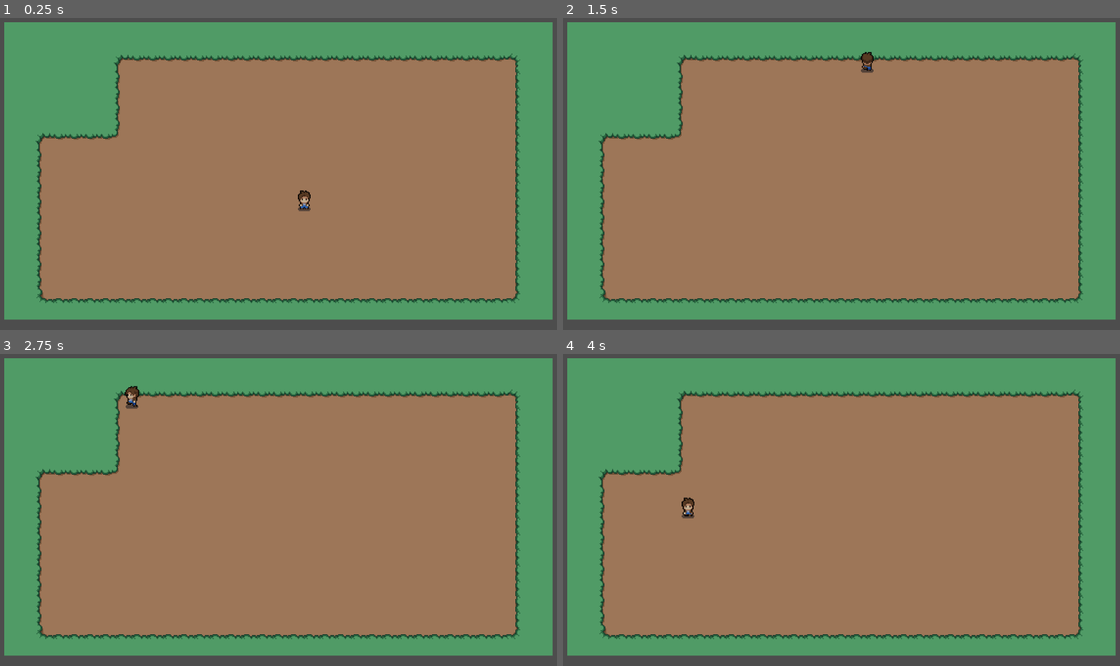
Above: before the commit, frames 1-4 (two rows, left to right).
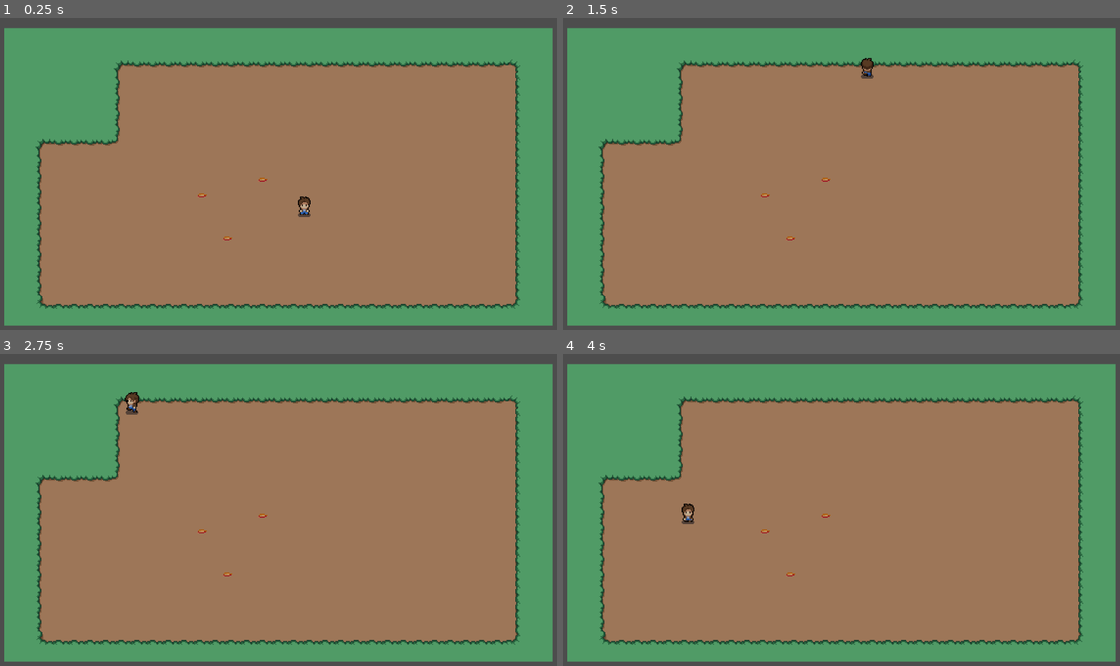
Above: after the commit, the same moments.

Repository: slight6/hunterx
Game: Godot game, scene res://scenes/world.tscn
Two runs of this game, one before a commit and one after it. Both use one fixed random seed, a clock stepped at 60 frames per second and the inputs below.
Inputs:
- Up to frame 1 (0.25 s): no input
- Up to frame 2 (1.5 s): tap Enter at 0.5 s; hold Up (ui_up) from 0.53 s (still down); tap P (pick, bound only after the commit) at 0.6, 1.35 s
- Up to frame 3 (2.75 s): tap Space at 2 s; release Up (ui_up) at 2.03 s; hold Left (ui_left) from 2.03 s (still down); tap P (pick, bound only after the commit) at 2.1 s
- Up to frame 4 (4 s): tap P (pick, bound only after the commit) at 2.85, 3.6 s; release Left (ui_left) at 3.53 s; hold Down (ui_down) from 3.53 s (still down)

The runs differ from the first frame. In frame 1, 9.9% of the frame differs, in the area x 0-100%, y 1-99%; in frame 2, 9.8%; in frame 3, 9.8%; in frame 4, 9.9%.

Commit message:
have some flowers popping up and controls to collect them. Inventory next

Diff:
--- /dev/null
+++ b/flower.gd
@@ -0,0 +1,46 @@
+extends Node2D
+
+var state = "seed" # empty area at start, player will need to plant seed
+var player_in_area = false # player will not be in area at start of the game
+var flower = preload("res://scenes/flower_collectable.tscn")
+
+
+# Called when the node enters the scene tree for the first time.
+func _ready():
+	if state == "seed":
+		$growth_time.start()
+
+func _process(_delta):
+	if state == "seed":
+		$AnimatedSprite2D.play("seed")
+	if state == "planted":
+		$AnimatedSprite2D.play("planted")
+		if player_in_area:
+			if $AnimatedSprite2D.animation_finished:
+				if Input.is_action_just_pressed("pick"):
+					state = "seed"
+					flower_ready()
+
+
+
+func _on_pickable_flower_body_entered(body):
+	if body.has_method("player"):
+		player_in_area = true
+
+
+func _on_pickable_flower_body_exited(body):
+	if body.has_method("player"):
+		player_in_area = false
+
+
+func _on_growth_time_timeout():
+	if state == "seed":
+		state = "planted"
+
+func flower_ready():
+	var flower_instance = flower.instantiate()
+	flower_instance.global_position = $Marker2D.global_position
+	get_parent().add_child(flower_instance)
+
+	await get_tree().create_timer(1).timeout
+	$growth_time.start()
--- a/project.godot
+++ b/project.godot
@@ -19,6 +19,59 @@
 
 window/stretch/scale=4.0
 
+[input]
+
+right={
+"deadzone": 0.5,
+"events": [Object(InputEventKey,"resource_local_to_scene":false,"resource_name":"","device":-1,"window_id":0,"alt_pressed":false,"shift_pressed":false,"ctrl_pressed":false,"meta_pressed":false,"pressed":false,"keycode":0,"physical_keycode":4194321,"key_label":0,"unicode":0,"echo":false,"script":null)
+]
+}
+left={
+"deadzone": 0.5,
+"events": [Object(InputEventKey,"resource_local_to_scene":false,"resource_name":"","device":-1,"window_id":0,"alt_pressed":false,"shift_pressed":false,"ctrl_pressed":false,"meta_pressed":false,"pressed":false,"keycode":0,"physical_keycode":4194319,"key_label":0,"unicode":0,"echo":false,"script":null)
+]
+}
+up={
+"deadzone": 0.5,
+"events": [Object(InputEventKey,"resource_local_to_scene":false,"resource_name":"","device":-1,"window_id":0,"alt_pressed":false,"shift_pressed":false,"ctrl_pressed":false,"meta_pressed":false,"pressed":false,"keycode":0,"physical_keycode":4194320,"key_label":0,"unicode":0,"echo":false,"script":null)
+]
+}
+down={
+"deadzone": 0.5,
+"events": [Object(InputEventKey,"resource_local_to_scene":false,"resource_name":"","device":-1,"window_id":0,"alt_pressed":false,"shift_pressed":false,"ctrl_pressed":false,"meta_pressed":false,"pressed":false,"keycode":0,"physical_keycode":4194322,"key_label":0,"unicode":0,"echo":false,"script":null)
+]
+}
+inventory={
+"deadzone": 0.5,
+"events": [Object(InputEventKey,"resource_local_to_scene":false,"resource_name":"","device":-1,"window_id":0,"alt_pressed":false,"shift_pressed":false,"ctrl_pressed":false,"meta_pressed":false,"pressed":false,"keycode":0,"physical_keycode":73,"key_label":0,"unicode":105,"echo":false,"script":null)
+]
+}
+swat={
+"deadzone": 0.5,
+"events": [Object(InputEventKey,"resource_local_to_scene":false,"resource_name":"","device":-1,"window_id":0,"alt_pressed":false,"shift_pressed":false,"ctrl_pressed":false,"meta_pressed":false,"pressed":false,"keycode":0,"physical_keycode":83,"key_label":0,"unicode":115,"echo":false,"script":null)
+]
+}
+zapper={
+"deadzone": 0.5,
+"events": [Object(InputEventKey,"resource_local_to_scene":false,"resource_name":"","device":-1,"window_id":0,"alt_pressed":false,"shift_pressed":false,"ctrl_pressed":false,"meta_pressed":false,"pressed":false,"keycode":0,"physical_keycode":90,"key_label":0,"unicode":122,"echo":false,"script":null)
+]
+}
+exchange={
+"deadzone": 0.5,
+"events": [Object(InputEventKey,"resource_local_to_scene":false,"resource_name":"","device":-1,"window_id":0,"alt_pressed":false,"shift_pressed":false,"ctrl_pressed":false,"meta_pressed":false,"pressed":false,"keycode":0,"physical_keycode":69,"key_label":0,"unicode":101,"echo":false,"script":null)
+]
+}
+level_up={
+"deadzone": 0.5,
+"events": [Object(InputEventKey,"resource_local_to_scene":false,"resource_name":"","device":-1,"window_id":0,"alt_pressed":false,"shift_pressed":false,"ctrl_pressed":false,"meta_pressed":false,"pressed":false,"keycode":0,"physical_keycode":76,"key_label":0,"unicode":108,"echo":false,"script":null)
+]
+}
+pick={
+"deadzone": 0.5,
+"events": [Object(InputEventKey,"resource_local_to_scene":false,"resource_name":"","device":-1,"window_id":0,"alt_pressed":false,"shift_pressed":false,"ctrl_pressed":false,"meta_pressed":false,"pressed":false,"keycode":0,"physical_keycode":80,"key_label":0,"unicode":112,"echo":false,"script":null)
+]
+}
+
 [rendering]
 
 textures/canvas_textures/default_texture_filter=0
--- /dev/null
+++ b/scenes/flower.tscn
@@ -0,0 +1,79 @@
+[gd_scene load_steps=10 format=3 uid="uid://i54lc65j1l6b"]
+
+[ext_resource type="Texture2D" uid="uid://ceyqnatkvykrc" path="res://art/tilesets/add-on/objects.png" id="1_qtnpt"]
+[ext_resource type="Script" path="res://flower.gd" id="1_tlw3t"]
+
+[sub_resource type="AtlasTexture" id="AtlasTexture_ga0vp"]
+atlas = ExtResource("1_qtnpt")
+region = Rect2(48, 32, 16, 16)
+
+[sub_resource type="AtlasTexture" id="AtlasTexture_484sw"]
+atlas = ExtResource("1_qtnpt")
+region = Rect2(48, 48, 16, 16)
+
+[sub_resource type="AtlasTexture" id="AtlasTexture_mb3w5"]
+atlas = ExtResource("1_qtnpt")
+region = Rect2(48, 75, 16, 25)
+
+[sub_resource type="AtlasTexture" id="AtlasTexture_etwt2"]
+atlas = ExtResource("1_qtnpt")
+region = Rect2(48, 96, 16, 32)
+
+[sub_resource type="AtlasTexture" id="AtlasTexture_8o6h2"]
+atlas = ExtResource("1_qtnpt")
+region = Rect2(48, 32, 16, 16)
+
+[sub_resource type="SpriteFrames" id="SpriteFrames_4kwul"]
+animations = [{
+"frames": [{
+"duration": 1.0,
+"texture": SubResource("AtlasTexture_ga0vp")
+}, {
+"duration": 0.5,
+"texture": SubResource("AtlasTexture_484sw")
+}, {
+"duration": 0.5,
+"texture": SubResource("AtlasTexture_mb3w5")
+}, {
+"duration": 0.5,
+"texture": SubResource("AtlasTexture_etwt2")
+}],
+"loop": false,
+"name": &"planted",
+"speed": 1.0
+}, {
+"frames": [{
+"duration": 1.0,
+"texture": SubResource("AtlasTexture_8o6h2")
+}],
+"loop": true,
+"name": &"seed",
+"speed": 0.0
+}]
+
+[sub_resource type="CircleShape2D" id="CircleShape2D_gq5bl"]
+radius = 16.0312
+
+[node name="flower" type="Node2D"]
+script = ExtResource("1_tlw3t")
+
+[node name="AnimatedSprite2D" type="AnimatedSprite2D" parent="."]
+sprite_frames = SubResource("SpriteFrames_4kwul")
+animation = &"planted"
+frame = 3
+frame_progress = 1.0
+
+[node name="pickable_flower" type="Area2D" parent="."]
+
+[node name="CollisionShape2D" type="CollisionShape2D" parent="pickable_flower"]
+shape = SubResource("CircleShape2D_gq5bl")
+
+[node name="growth_time" type="Timer" parent="."]
+wait_time = 10.0
+one_shot = true
+
+[node name="Marker2D" type="Marker2D" parent="."]
+
+[connection signal="body_entered" from="pickable_flower" to="." method="_on_pickable_flower_body_entered"]
+[connection signal="body_exited" from="pickable_flower" to="." method="_on_pickable_flower_body_exited"]
+[connection signal="timeout" from="growth_time" to="." method="_on_growth_time_timeout"]
--- /dev/null
+++ b/scenes/flower_collectable.gd
@@ -0,0 +1,15 @@
+extends StaticBody2D
+
+
+# Called when the node enters the scene tree for the first time.
+func _ready():
+	flower_is_ready()
+
+
+func flower_is_ready():
+	$AnimationPlayer.play("being_picked")
+	await get_tree().create_timer(1.5).timeout
+	$AnimationPlayer.play("fade")
+	print("+1 flowers")
+	await get_tree().create_timer(2).timeout
+	queue_free()
--- /dev/null
+++ b/scenes/flower_collectable.tscn
@@ -0,0 +1,120 @@
+[gd_scene load_steps=8 format=3 uid="uid://dai5b02mgaqff"]
+
+[ext_resource type="Script" path="res://scenes/flower_collectable.gd" id="1_tpglc"]
+[ext_resource type="Texture2D" uid="uid://ceyqnatkvykrc" path="res://art/tilesets/add-on/objects.png" id="2_qb1hn"]
+
+[sub_resource type="AtlasTexture" id="AtlasTexture_ngj1k"]
+atlas = ExtResource("2_qb1hn")
+region = Rect2(48, 16, 16, 16)
+
+[sub_resource type="SpriteFrames" id="SpriteFrames_rxsyp"]
+animations = [{
+"frames": [{
+"duration": 1.0,
+"texture": SubResource("AtlasTexture_ngj1k")
+}],
+"loop": true,
+"name": &"flower",
+"speed": 5.0
+}]
+
+[sub_resource type="Animation" id="Animation_aabbq"]
+resource_name = "being_picked"
+length = 0.3
+tracks/0/type = "value"
+tracks/0/imported = false
+tracks/0/enabled = true
+tracks/0/path = NodePath("AnimatedSprite2D:position")
+tracks/0/interp = 1
+tracks/0/loop_wrap = true
+tracks/0/keys = {
+"times": PackedFloat32Array(0, 0.3),
+"transitions": PackedFloat32Array(1, 1),
+"update": 0,
+"values": [Vector2(64, 46), Vector2(66, 49)]
+}
+tracks/1/type = "value"
+tracks/1/imported = false
+tracks/1/enabled = true
+tracks/1/path = NodePath("AnimatedSprite2D:rotation")
+tracks/1/interp = 1
+tracks/1/loop_wrap = true
+tracks/1/keys = {
+"times": PackedFloat32Array(0, 0.3),
+"transitions": PackedFloat32Array(1, 1),
+"update": 0,
+"values": [0.0, 0.436332]
+}
+tracks/2/type = "value"
+tracks/2/imported = false
+tracks/2/enabled = true
+tracks/2/path = NodePath("AnimatedSprite2D:self_modulate")
+tracks/2/interp = 1
+tracks/2/loop_wrap = true
+tracks/2/keys = {
+"times": PackedFloat32Array(0.2),
+"transitions": PackedFloat32Array(1),
+"update": 0,
+"values": [Color(1, 1, 1, 1)]
+}
+
+[sub_resource type="Animation" id="Animation_p22f8"]
+resource_name = "fade"
+length = 2.0
+tracks/0/type = "value"
+tracks/0/imported = false
+tracks/0/enabled = true
+tracks/0/path = NodePath("AnimatedSprite2D:position")
+tracks/0/interp = 1
+tracks/0/loop_wrap = true
+tracks/0/keys = {
+"times": PackedFloat32Array(0, 0.4, 0.9),
+"transitions": PackedFloat32Array(1, 1, 1),
+"update": 0,
+"values": [Vector2(64.6667, 47), Vector2(67, 49), Vector2(74, 52)]
+}
+tracks/1/type = "value"
+tracks/1/imported = false
+tracks/1/enabled = true
+tracks/1/path = NodePath("AnimatedSprite2D:rotation")
+tracks/1/interp = 1
+tracks/1/loop_wrap = true
+tracks/1/keys = {
+"times": PackedFloat32Array(0, 2),
+"transitions": PackedFloat32Array(1, 1),
+"update": 0,
+"values": [0.0, 0.959931]
+}
+tracks/2/type = "value"
+tracks/2/imported = false
+tracks/2/enabled = true
+tracks/2/path = NodePath("AnimatedSprite2D:self_modulate")
+tracks/2/interp = 1
+tracks/2/loop_wrap = true
+tracks/2/keys = {
+"times": PackedFloat32Array(0.1, 2),
+"transitions": PackedFloat32Array(1, 1),
+"update": 0,
+"values": [Color(1, 1, 1, 1), Color(1, 1, 1, 0)]
+}
+
+[sub_resource type="AnimationLibrary" id="AnimationLibrary_je61f"]
+_data = {
+"being_picked": SubResource("Animation_aabbq"),
+"fade": SubResource("Animation_p22f8")
+}
+
+[node name="flower_collectable" type="StaticBody2D"]
+script = ExtResource("1_tpglc")
+
+[node name="AnimatedSprite2D" type="AnimatedSprite2D" parent="."]
+self_modulate = Color(1, 1, 1, 0.526316)
+position = Vector2(74, 52)
+rotation = 0.479966
+sprite_frames = SubResource("SpriteFrames_rxsyp")
+animation = &"flower"
+
+[node name="AnimationPlayer" type="AnimationPlayer" parent="."]
+libraries = {
+"": SubResource("AnimationLibrary_je61f")
+}
--- a/scenes/world.tscn
+++ b/scenes/world.tscn
@@ -8,225 +8,30 @@
 [ext_resource type="Texture2D" uid="uid://c6w77gkmxgw3q" path="res://art/tilesets/fences.png" id="5_35jo0"]
 [ext_resource type="Texture2D" uid="uid://bn1cvqum04pwp" path="res://art/tilesets/add-on/tileset.png" id="6_452l4"]
 [ext_resource type="Texture2D" uid="uid://br0jefegmrdkf" path="res://art/tilesets/add-on/Sprite-0001.png" id="8_v7rus"]
+[ext_resource type="PackedScene" uid="uid://i54lc65j1l6b" path="res://scenes/flower.tscn" id="9_tsj2s"]
 
 [sub_resource type="TileSetAtlasSource" id="TileSetAtlasSource_hgqvf"]
 texture = ExtResource("2_loj2o")
-0:0/0 = 0
-0:0/0/physics_layer_0/linear_velocity = Vector2(0, 0)
-0:0/0/physics_layer_0/angular_velocity = 0.0
-1:0/0 = 0
-1:0/0/physics_layer_0/linear_velocity = Vector2(0, 0)
-1:0/0/physics_layer_0/angular_velocity = 0.0
-2:0/0 = 0
-2:0/0/physics_layer_0/linear_velocity = Vector2(0, 0)
-2:0/0/physics_layer_0/angular_velocity = 0.0
 3:0/0 = 0
 3:0/0/physics_layer_0/linear_velocity = Vector2(0, 0)
 3:0/0/physics_layer_0/angular_velocity = 0.0
-4:0/0 = 0
-4:0/0/physics_layer_0/linear_velocity = Vector2(0, 0)
-4:0/0/physics_layer_0/angular_velocity = 0.0
-5:0/0 = 0
-5:0/0/physics_layer_0/linear_velocity = Vector2(0, 0)
-5:0/0/physics_layer_0/angular_velocity = 0.0
-6:0/0 = 0
-6:0/0/physics_layer_0/linear_velocity = Vector2(0, 0)
-6:0/0/physics_layer_0/angular_velocity = 0.0
-7:0/0 = 0
-7:0/0/physics_layer_0/linear_velocity = Vector2(0, 0)
-7:0/0/physics_layer_0/angular_velocity = 0.0
-8:0/0 = 0
-8:0/0/physics_layer_0/linear_velocity = Vector2(0, 0)
-8:0/0/physics_layer_0/angular_velocity = 0.0
-0:1/0 = 0
-0:1/0/physics_layer_0/linear_velocity = Vector2(0, 0)
-0:1/0/physics_layer_0/angular_velocity = 0.0
-1:1/0 = 0
-1:1/0/physics_layer_0/linear_velocity = Vector2(0, 0)
-1:1/0/physics_layer_0/angular_velocity = 0.0
-2:1/0 = 0
-2:1/0/physics_layer_0/linear_velocity = Vector2(0, 0)
-2:1/0/physics_layer_0/angular_velocity = 0.0
 3:1/0 = 0
 3:1/0/physics_layer_0/linear_velocity = Vector2(0, 0)
 3:1/0/physics_layer_0/angular_velocity = 0.0
-4:1/0 = 0
-4:1/0/physics_layer_0/linear_velocity = Vector2(0, 0)
-4:1/0/physics_layer_0/angular_velocity = 0.0
-5:1/0 = 0
-5:1/0/physics_layer_0/linear_velocity = Vector2(0, 0)
-5:1/0/physics_layer_0/angular_velocity = 0.0
-6:1/0 = 0
-6:1/0/physics_layer_0/linear_velocity = Vector2(0, 0)
-6:1/0/physics_layer_0/angular_velocity = 0.0
-7:1/0 = 0
-7:1/0/physics_layer_0/linear_velocity = Vector2(0, 0)
-7:1/0/physics_layer_0/angular_velocity = 0.0
-8:1/0 = 0
-8:1/0/physics_layer_0/linear_velocity = Vector2(0, 0)
-8:1/0/physics_layer_0/angular_velocity = 0.0
-0:2/0 = 0
-0:2/0/physics_layer_0/linear_velocity = Vector2(0, 0)
-0:2/0/physics_layer_0/angular_velocity = 0.0
-1:2/0 = 0
-1:2/0/physics_layer_0/linear_velocity = Vector2(0, 0)
-1:2/0/physics_layer_0/angular_velocity = 0.0
-2:2/0 = 0
-2:2/0/physics_layer_0/linear_velocity = Vector2(0, 0)
-2:2/0/physics_layer_0/angular_velocity = 0.0
 3:2/0 = 0
 3:2/0/physics_layer_0/linear_velocity = Vector2(0, 0)
 3:2/0/physics_layer_0/angular_velocity = 0.0
-4:2/0 = 0
-4:2/0/physics_layer_0/linear_velocity = Vector2(0, 0)
-4:2/0/physics_layer_0/angular_velocity = 0.0
-5:2/0 = 0
-5:2/0/physics_layer_0/linear_velocity = Vector2(0, 0)
-5:2/0/physics_layer_0/angular_velocity = 0.0
-6:2/0 = 0
-6:2/0/physics_layer_0/linear_velocity = Vector2(0, 0)
-6:2/0/physics_layer_0/angular_velocity = 0.0
-7:2/0 = 0
-7:2/0/physics_layer_0/linear_velocity = Vector2(0, 0)
-7:2/0/physics_layer_0/angular_velocity = 0.0
-8:2/0 = 0
-8:2/0/physics_layer_0/linear_velocity = Vector2(0, 0)
-8:2/0/physics_layer_0/angular_velocity = 0.0
-0:3/0 = 0
-0:3/0/physics_layer_0/linear_velocity = Vector2(0, 0)
-0:3/0/physics_layer_0/angular_velocity = 0.0
-1:3/0 = 0
-1:3/0/physics_layer_0/linear_velocity = Vector2(0, 0)
-1:3/0/physics_layer_0/angular_velocity = 0.0
-2:3/0 = 0
-2:3/0/physics_layer_0/linear_velocity = Vector2(0, 0)
-2:3/0/physics_layer_0/angular_velocity = 0.0
 3:3/0 = 0
 3:3/0/physics_layer_0/linear_velocity = Vector2(0, 0)
 3:3/0/physics_layer_0/angular_velocity = 0.0
-4:3/0 = 0
-4:3/0/physics_layer_0/linear_velocity = Vector2(0, 0)
-4:3/0/physics_layer_0/angular_velocity = 0.0
-5:3/0 = 0
-5:3/0/physics_layer_0/linear_velocity = Vector2(0, 0)
-5:3/0/physics_layer_0/angular_velocity = 0.0
-6:3/0 = 0
-6:3/0/physics_layer_0/linear_velocity = Vector2(0, 0)
-6:3/0/physics_layer_0/angular_velocity = 0.0
-7:3/0 = 0
-7:3/0/physics_layer_0/linear_velocity = Vector2(0, 0)
-7:3/0/physics_layer_0/angular_velocity = 0.0
-8:3/0 = 0
-8:3/0/physics_layer_0/linear_velocity = Vector2(0, 0)
-8:3/0/physics_layer_0/angular_velocity = 0.0
-0:4/0 = 0
-0:4/0/physics_layer_0/linear_velocity = Vector2(0, 0)
-0:4/0/physics_layer_0/angular_velocity = 0.0
-1:4/0 = 0
-1:4/0/physics_layer_0/linear_velocity = Vector2(0, 0)
-1:4/0/physics_layer_0/angular_velocity = 0.0
-2:4/0 = 0
-2:4/0/physics_layer_0/linear_velocity = Vector2(0, 0)
-2:4/0/physics_layer_0/angular_velocity = 0.0
+3:4/size_in_atlas = Vector2i(1, 2)
 3:4/0 = 0
 3:4/0/physics_layer_0/linear_velocity = Vector2(0, 0)
 3:4/0/physics_layer_0/angular_velocity = 0.0
-4:4/0 = 0
-4:4/0/physics_layer_0/linear_velocity = Vector2(0, 0)
-4:4/0/physics_layer_0/angular_velocity = 0.0
-5:4/0 = 0
-5:4/0/physics_layer_0/linear_velocity = Vector2(0, 0)
-5:4/0/physics_layer_0/angular_velocity = 0.0
-6:4/0 = 0
-6:4/0/physics_layer_0/linear_velocity = Vector2(0, 0)
-6:4/0/physics_layer_0/angular_velocity = 0.0
-7:4/0 = 0
-7:4/0/physics_layer_0/linear_velocity = Vector2(0, 0)
-7:4/0/physics_layer_0/angular_velocity = 0.0
-8:4/0 = 0
-8:4/0/physics_layer_0/linear_velocity = Vector2(0, 0)
-8:4/0/physics_layer_0/angular_velocity = 0.0
-0:5/0 = 0
-0:5/0/physics_layer_0/linear_velocity = Vector2(0, 0)
-0:5/0/physics_layer_0/angular_velocity = 0.0
-1:5/0 = 0
-1:5/0/physics_layer_0/linear_velocity = Vector2(0, 0)
-1:5/0/physics_layer_0/angular_velocity = 0.0
-2:5/0 = 0
-2:5/0/physics_layer_0/linear_velocity = Vector2(0, 0)
-2:5/0/physics_layer_0/angular_velocity = 0.0
-3:5/0 = 0
-3:5/0/physics_layer_0/linear_velocity = Vector2(0, 0)
-3:5/0/physics_layer_0/angular_velocity = 0.0
-4:5/0 = 0
-4:5/0/physics_layer_0/linear_velocity = Vector2(0, 0)
-4:5/0/physics_layer_0/angular_velocity = 0.0
-5:5/0 = 0
-5:5/0/physics_layer_0/linear_velocity = Vector2(0, 0)
-5:5/0/physics_layer_0/angular_velocity = 0.0
-6:5/0 = 0
-6:5/0/physics_layer_0/linear_velocity = Vector2(0, 0)
-6:5/0/physics_layer_0/angular_velocity = 0.0
-7:5/0 = 0
-7:5/0/physics_layer_0/linear_velocity = Vector2(0, 0)
-7:5/0/physics_layer_0/angular_velocity = 0.0
-8:5/0 = 0
-8:5/0/physics_layer_0/linear_velocity = Vector2(0, 0)
-8:5/0/physics_layer_0/angular_velocity = 0.0
-0:6/0 = 0
-0:6/0/physics_layer_0/linear_velocity = Vector2(0, 0)
-0:6/0/physics_layer_0/angular_velocity = 0.0
-1:6/0 = 0
-1:6/0/physics_layer_0/linear_velocity = Vector2(0, 0)
-1:6/0/physics_layer_0/angular_velocity = 0.0
-2:6/0 = 0
-2:6/0/physics_layer_0/linear_velocity = Vector2(0, 0)
-2:6/0/physics_layer_0/angular_velocity = 0.0
+3:6/size_in_atlas = Vector2i(1, 2)
 3:6/0 = 0
 3:6/0/physics_layer_0/linear_velocity = Vector2(0, 0)
 3:6/0/physics_layer_0/angular_velocity = 0.0
-4:6/0 = 0
-4:6/0/physics_layer_0/linear_velocity = Vector2(0, 0)
-4:6/0/physics_layer_0/angular_velocity = 0.0
-5:6/0 = 0
-5:6/0/physics_layer_0/linear_velocity = Vector2(0, 0)
-5:6/0/physics_layer_0/angular_velocity = 0.0
-6:6/0 = 0
-6:6/0/physics_layer_0/linear_velocity = Vector2(0, 0)
-6:6/0/physics_layer_0/angular_velocity = 0.0
-7:6/0 = 0
-7:6/0/physics_layer_0/linear_velocity = Vector2(0, 0)
-7:6/0/physics_layer_0/angular_velocity = 0.0
-8:6/0 = 0
-8:6/0/physics_layer_0/linear_velocity = Vector2(0, 0)
-8:6/0/physics_layer_0/angular_velocity = 0.0
-0:7/0 = 0
-0:7/0/physics_layer_0/linear_velocity = Vector2(0, 0)
-0:7/0/physics_layer_0/angular_velocity = 0.0
-1:7/0 = 0
-1:7/0/physics_layer_0/linear_velocity = Vector2(0, 0)
-1:7/0/physics_layer_0/angular_velocity = 0.0
-2:7/0 = 0
-2:7/0/physics_layer_0/linear_velocity = Vector2(0, 0)
-2:7/0/physics_layer_0/angular_velocity = 0.0
-3:7/0 = 0
-3:7/0/physics_layer_0/linear_velocity = Vector2(0, 0)
-3:7/0/physics_layer_0/angular_velocity = 0.0
-4:7/0 = 0
-4:7/0/physics_layer_0/linear_velocity = Vector2(0, 0)
-4:7/0/physics_layer_0/angular_velocity = 0.0
-5:7/0 = 0
-5:7/0/physics_layer_0/linear_velocity = Vector2(0, 0)
-5:7/0/physics_layer_0/angular_velocity = 0.0
-6:7/0 = 0
-6:7/0/physics_layer_0/linear_velocity = Vector2(0, 0)
-6:7/0/physics_layer_0/angular_velocity = 0.0
-7:7/0 = 0
-7:7/0/physics_layer_0/linear_velocity = Vector2(0, 0)
-7:7/0/physics_layer_0/angular_velocity = 0.0
-8:7/0 = 0
-8:7/0/physics_layer_0/linear_velocity = Vector2(0, 0)
-8:7/0/physics_layer_0/angular_velocity = 0.0
 
 [sub_resource type="TileSetAtlasSource" id="TileSetAtlasSource_30tsr"]
 texture = ExtResource("2_jn8fd")
@@ -792,7 +597,9 @@
 
 [node name="world" type="Node2D"]
 y_sort_enabled = true
+position = Vector2(0, 3)
 scale = Vector2(0.5, 0.5)
+metadata/_edit_lock_ = true
 
 [node name="player" parent="." instance=ExtResource("1_cr6a2")]
 z_index = 1
@@ -815,3 +622,16 @@
 layer_1/y_sort_origin = 0
 layer_1/z_index = 1
 layer_1/tile_data = PackedInt32Array()
+
+[node name="flower" parent="." instance=ExtResource("9_tsj2s")]
+z_index = 5
+position = Vector2(238, 220)
+metadata/_edit_group_ = true
+
+[node name="flower2" parent="." instance=ExtResource("9_tsj2s")]
+position = Vector2(212, 176)
+metadata/_edit_group_ = true
+
+[node name="flower3" parent="." instance=ExtResource("9_tsj2s")]
+position = Vector2(274, 160)
+metadata/_edit_group_ = true
--- a/scripts/player.gd
+++ b/scripts/player.gd
@@ -10,7 +10,7 @@
 func _physics_process(delta):
 	player_movement(delta)
 
-func player_movement(delta):
+func player_movement(_delta):
 
 	if Input.is_action_pressed("ui_right"):
 		current_dir = "right"
@@ -67,3 +67,6 @@
 			anim.play("back_walk")
 		elif movement == 0:
 			anim.play("back_idle")
+
+func player():
+	pass
Not shown: 1 places in scenes/world.tscn that only renumber resources
